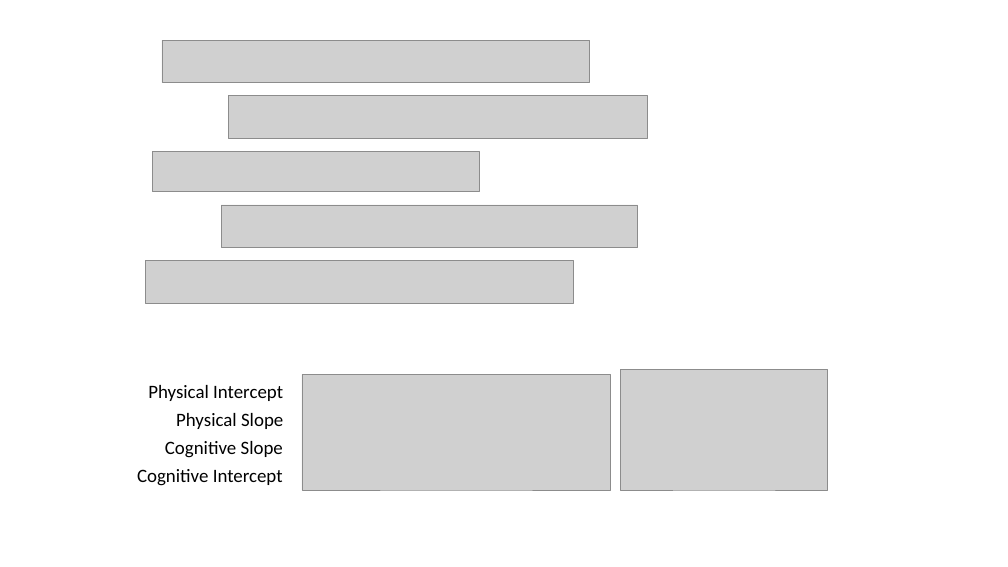
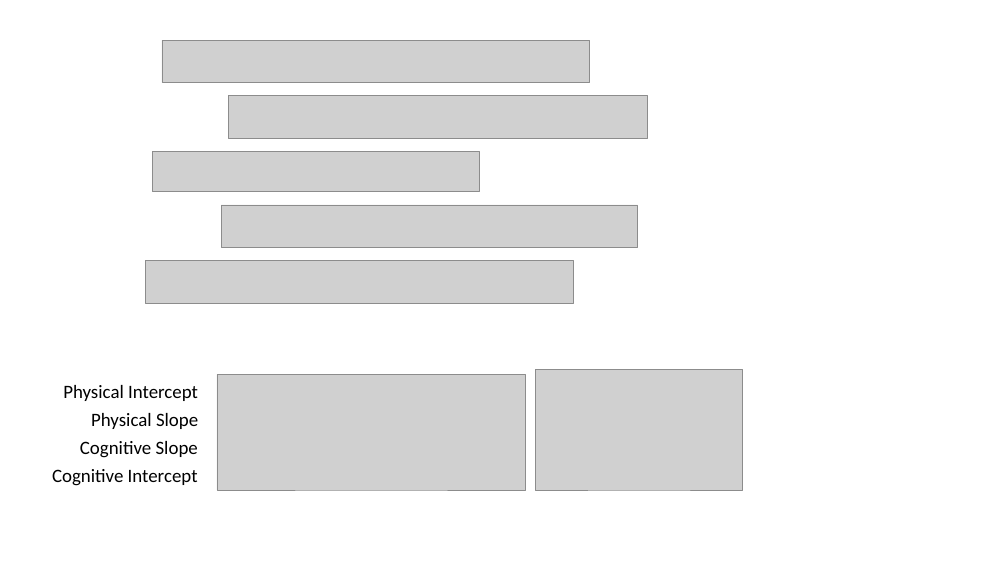
Before and after one commit to IALSA/IALSA-2015-Portland, a slide deck: slide 6 of libs/materials/naming_convention.pptx. Drawn at 1008x567 pixels with LibreOffice and Linux fonts; fonts in the diff are those of the drawing; grey boxes stand for pictures. Boxes give left, top, right and bottom in pixels: in the first picture for what was removed or moved away, otherwise in the second. Text is boxed around its words. In the diff, an @@ line names an element or a change of style, - is before the commit and + after.

```diff
--- a/libs/materials/naming_convention.pptx
+++ b/libs/materials/naming_convention.pptx
@@ 4 texts, 2 pictures: place and size @@
-4 texts, 2 pictures at box(137, 369, 828, 490)
+4 texts, 2 pictures at box(52, 369, 743, 490)
```
Also in this commit, not shown: 1 other slide changed, 2 other files.
